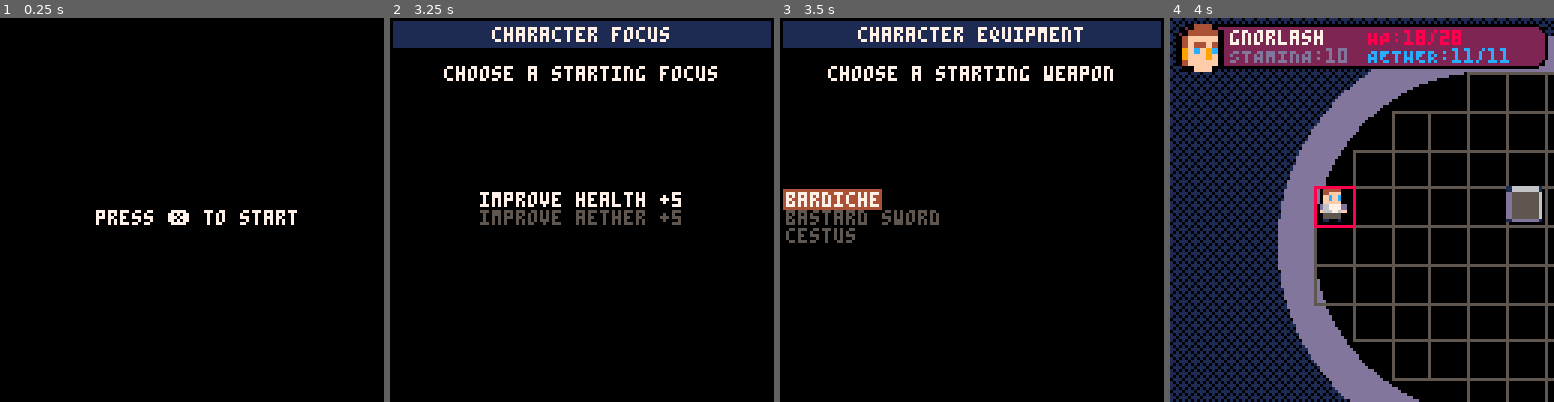
Above: before the commit, frames 1-4 (left to right).
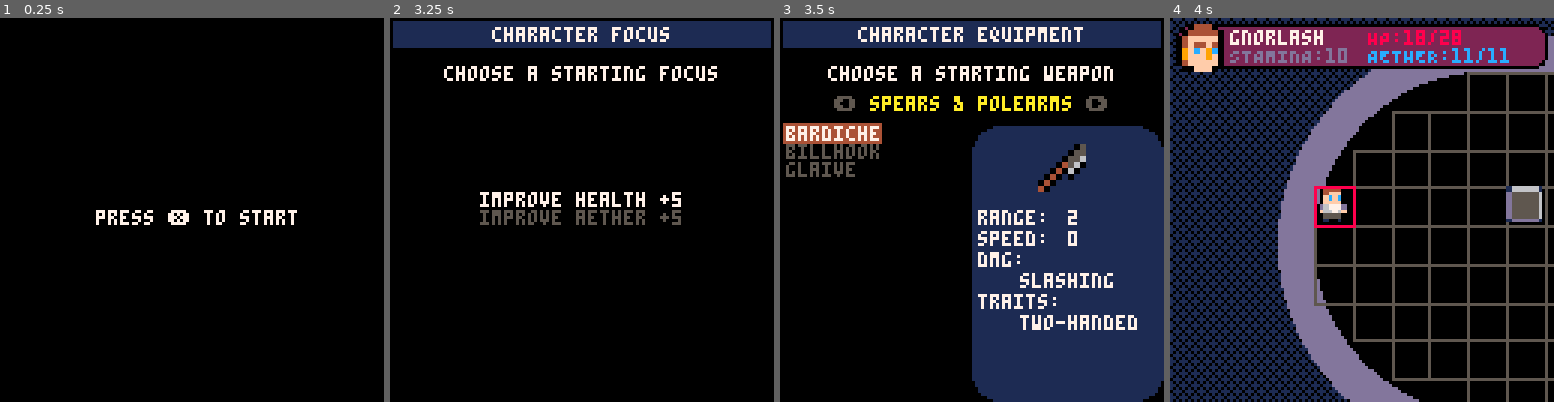
Above: after the commit, the same moments.

Repository: bancliffe/arena
Game: PICO-8 cartridge arena.p8
Same seed, same stepped clock (60 frames per second), same inputs: the game is played once before the commit and once after it.
Inputs:
- Up to frame 1 (0.25 s): no input
- Up to frame 2 (3.25 s): tap O (Z key) at 0.33, 0.7, 1.43, 2.22, 3.1 s; tap X (X key) at 1.07, 2.07, 2.4, 2.73, 3.07 s; hold Left 1.97-2.37 s; hold Down 2.42-2.82 s; hold Right from 2.87 s (still down)
- Up to frame 3 (3.5 s): keep holding Right; tap X (X key) at 3.4 s
- Up to frame 4 (4 s): release Right at 3.53 s; hold Up from 3.58 s (still down); tap X (X key) at 3.73 s; tap O (Z key) at 3.98 s

Frames 1-2 are identical in both runs. In frame 3, 41% of the frame differs, in the area x 0-100%, y 20-100%; in frame 4, nothing differs.

Commit message:
Enhance character creation and weapon selection: update starting bonus and focus popups, improve weapon loading with detailed logging, and add armor loading functionality; refactor skill names and update log format

Diff:
--- a/game_data.lua
+++ b/game_data.lua
@@ -43,7 +43,7 @@
     c.skills["spears_and_polearms"]=0
     c.skills["swords"]=0
     c.skills["throwing_weapons"]=0
-    c.skills["unarmed_combat_and_fist_weapons"]=0
+    c.skills["fist"]=0
     c.skills["whips_and_chains"]=0
     c.equipment={
         {slot="main_hand",contents=nil},
@@ -93,8 +93,10 @@
 end
 
 function load_weapons()
-    weapon_string="melee,bardiche,slashing,spears_and_polearms,2,0,two-handed|melee,bastard sword,slashing,swords,1,5,versatile;parrying|melee,cestus,bludgeoning,unarmed_combat_and_fist_weapons,1,20,simple"
+    log("loaded weapons from string")
+    weapon_string="melee,bardiche,slashing,spears_and_polearms,2,0,two-handed,0,8|melee,bastard sword,slashing,swords,1,5,versatile;parrying,8,8|melee,billhook,slashing,spears_and_polearms,2,0,two-handed,16,8|melee,cestus,bludgeoning,fist,1,20,simple,24,8|melee,claw,slashing,fist,1,20,parrying,32,8|melee,club,bludgeoning,bludgeoning_weapons,1,5,simple,40,8|melee,dagger,piercing,daggers_and_knives,1,20,thrown,48,8|melee,flail,bludgeoning,bludgeoning_weapons,1,5,none,56,8|melee,footman's maul,bludgeoning,spear_and_polearms,2,-10,two-handed,64,8|melee,glaive,slashing,spears_and_polearms,2,0,two-handed,72,8|melee,greataxe,slashing,axes,1,-10,two-handed,80,8"
     weapons={}
+    weapon_types={{skill="spears_and_polearms",name="spears & polearms"},{skill="swords",name="swords"},{skill="fist",name="fist"},{skill="daggers_and_knives",name="daggers & knives"},{skill="bludgeoning",name="bludgeoning"},{skill="axes",name="axes"},{skill="whip_and_chains",name="whip & chains"},{skill="armor_piercing",name="armor piercing"},{skill="firearms",name="firearms"},{skill="slingshots",name="slingshots"},{skill="throwing",name="throwing"},{skill="bows_and_crossbows",name="bows & crossbows"}}
     local weapon_entries=split(weapon_string,"|")
     for weapon_entry in all(weapon_entries) do
         local w={}
@@ -106,14 +108,27 @@
         w.range=tonum(weapon_fields[5])
         w.speed=tonum(weapon_fields[6])
         w.traits=split(weapon_fields[7],";")
+        w.icon_sx=tonum(weapon_fields[8])
+        w.icon_sy=tonum(weapon_fields[9])
         add(weapons,w)
-        log("loaded weapon: "..w.name)
     end
     return weapons
 end
 
 function load_armor()
-    armor_string="harness,0,0,maneuverability:+10|heavy cloth,1,d4,maneuverability:+5"
+    log("loading armor from string")
+    armor_string="harness,0,0,maneuverability:+10|heavy cloth,1,d4,maneuverability:+5|soft leather,1,d6,maneuverability:+5|studded leather,2,d8,maneuverability:+0|chainmail,3,d10,maneuverability:-5|plate,4,d12,maneuverability:+0|hide scale,1,d8,maneuverability:-5|mail,1,d10,maneuverability:-10|brigandine,2,d10,maneuverability:-15;max_stamina:-2|plate,3,d12,maneuverability:-20;max_stamina:-4"
     armor={}
+    local armor_entries=split(armor_string,"|")
+    for armor_entry in all(armor_entries) do
+        local a={}
+        local armor_fields=split(armor_entry,",")
+        a.name=armor_fields[1]
+        a.protection=armor_fields[2]
+        a.integrity=armor_fields[3]
+        local traits=split(armor_fields[4],";")
+        a.stat_changes=traits
+        add(armor,a)
+    end
     return armor
 end
--- a/screens/popups/starting_bonus.lua
+++ b/screens/popups/starting_bonus.lua
@@ -1,22 +1,23 @@
 function popup_starting_bonus_update()
     choices={"dodge", "athletics", "endurance", "resolve","medicine", "stealth"}
     if btnp(⬆️) then
-        chosen_stat=mid(1,chosen_stat-1,#choices)
+        choice=mid(1,choice-1,#choices)
     end
     if btnp(⬇️) then
-        chosen_stat=mid(1,chosen_stat+1,#choices)
+        choice=mid(1,choice+1,#choices)
     end
     if btnp(❎) then
-        local stat=choices[chosen_stat]
-        player_character.skills[choices[chosen_stat]]+=10
-
+        local stat=choices[choice]
+        player_character.skills[choices[choice]]+=10
+        log("chosen starting bonus: "..stat.." +10")
         -- close popup
         _update=popup_starting_focus_update
         _draw=popup_starting_focus_draw
-        chosen_stat=1
+        choice=1
     end
     if btnp(🅾️) then
         -- close popup without choosing
+        log("starting bonus popup closed without choosing")
         _update=screen_menu_update
         _draw=screen_menu_draw
     end
@@ -29,6 +30,6 @@
     printc("choose a stat to receive a +10",64,16,7)
     printc("starting bonus",64,22,7)
     for i=1,#choices do
-        printc(choices[i],64,58+(i-1)*6,chosen_stat==i and 7 or 5)
+        printc(choices[i],64,58+(i-1)*6,choice==i and 7 or 5)
     end
 end
--- a/screens/popups/starting_focus.lua
+++ b/screens/popups/starting_focus.lua
@@ -1,21 +1,23 @@
 function popup_starting_focus_update()
     choices={"health_max", "aether_max"}
     if btnp(⬆️) then
-        chosen_stat=mid(1,chosen_stat-1,#choices)
+        choice=mid(1,choice-1,#choices)
     end
     if btnp(⬇️) then
-        chosen_stat=mid(1,chosen_stat+1,#choices)
+        choice=mid(1,choice+1,#choices)
     end
     if btnp(❎) then
-        local stat=choices[chosen_stat]
-        player_character[choices[chosen_stat]]+=5
-
+        local stat=choices[choice]
+        player_character[choices[choice]]+=5
+        log("chosen focus: "..stat.." increased by 5")
         -- close popup
+        init_starting_weapon_popup()
         _update=popup_starting_weapon_update
         _draw=popup_starting_weapon_draw
     end
     if btnp(🅾️) then
         -- go back a step and reset character
+        log("starting focus popup closed without choosing")
         player_character = make_character()
         _update=popup_starting_bonus_update
         _draw=popup_starting_bonus_draw
@@ -27,6 +29,6 @@
     rectfill(1,1,126,9,1)
     printc("character focus",64,3,7)
     printc("choose a starting focus",64,16,7)
-    printc("improve health +5",64,58,chosen_stat==1 and 7 or 5)
-    printc("improve aether +5",64,64,chosen_stat==2 and 7 or 5)
+    printc("improve health +5",64,58,choice==1 and 7 or 5)
+    printc("improve aether +5",64,64,choice==2 and 7 or 5)
 end
--- /dev/null
+++ b/screens/popups/starting_mastery.lua
@@ -0,0 +1,6 @@
+function popup_starting_mastery_update()
+end
+
+function popup_starting_mastery_draw()
+    cls(8)
+end
--- a/screens/popups/starting_weapon.lua
+++ b/screens/popups/starting_weapon.lua
@@ -1,8 +1,12 @@
+function init_starting_weapon_popup()
+    choice=1
+    choice_weapon_type=1
+end
 
 function popup_starting_weapon_update()
     if btnp(❎) then
-        log("chosen weapon: "..weapons[chosen_stat].name)
-        player_character.equipment.main_hand=weapons[chosen_stat]
+        log("chosen weapon: "..weapons_in_type[choice].name)
+        player_character.equipment.main_hand=weapons_in_type[choice]
         _update=screen_arena_update
         _draw=screen_arena_draw
     end
@@ -13,10 +17,18 @@
     end
 
     if btnp(⬆️) then
-        chosen_stat=mid(1,chosen_stat-1,#weapons)
+        choice=mid(1,choice-1,#weapons_in_type)
     end
     if btnp(⬇️) then
-        chosen_stat=mid(1,chosen_stat+1,#weapons)
+        choice=mid(1,choice+1,#weapons_in_type)
+    end
+    if btnp(⬅️) then
+        choice_weapon_type=mid(1,choice_weapon_type-1,#weapon_types)
+        choice=1
+    end
+    if btnp(➡️) then
+        choice_weapon_type=mid(1,choice_weapon_type+1,#weapon_types)
+        choice=1
     end
 end
 
@@ -25,11 +37,36 @@
     rectfill(1,1,126,9,1)
     printc("character equipment",64,3,7)
     printc("choose a starting weapon",64,16,7)
-    for i=1,#weapons do
-        if i==chosen_stat then
-            print("\#4"..weapons[i].name,2,58+(i-1)*6,7)
-        else
-            print(weapons[i].name,2,58+(i-1)*6,5)
+    printc("\f5⬅️ \fa"..weapon_types[choice_weapon_type].name.."\f5 ➡️",64+8,26,7)
+    weapons_in_type={}
+    for weapon in all(weapons) do
+        if weapon.skill==weapon_types[choice_weapon_type].skill then
+            add(weapons_in_type,weapon)
         end
     end
+    for i=1,#weapons_in_type do
+        if i==choice then
+            print("\#4"..weapons_in_type[i].name,2,36+(i-1)*6,7)
+        else
+            print(weapons_in_type[i].name,2,36+(i-1)*6,5)
+        end
+    end
+    draw_weapon_preview()
 end
+
+function draw_weapon_preview()
+    rrectfill(64,36,64,92,8,1)
+    if #weapons_in_type==0 then return end
+    palt(14,true)
+    palt(0,false)
+    sspr(weapons_in_type[choice].icon_sx,weapons_in_type[choice].icon_sy,8,8,86,42,16,16,false,false)
+    palt()
+    print("range:\t"..weapons_in_type[choice].range,66,64,7)
+    print("speed:\t"..weapons_in_type[choice].speed,66,71,7)
+    print("dmg:",66,78,7)
+    print("\t"..weapons_in_type[choice].damage_type,66,85,7)
+    print("traits:",66,92,7)
+    for i=1,#weapons_in_type[choice].traits do
+        print("\t"..weapons_in_type[choice].traits[i],66,93+(i*6),7)
+    end
+end
--- a/screens/screen_arena.lua
+++ b/screens/screen_arena.lua
@@ -2,6 +2,7 @@
     make_map()
     create_character()
     load_weapons()
+    load_armor()
     setup_match("intro")
 
     -- zoom variables
@@ -12,7 +13,7 @@
     dest_cam_x=0
     dest_cam_y=0
 
-    chosen_stat=1 -- for popup choices
+    choice=1 -- for popup choices
     choices={} -- used for popup choices
     _update=popup_starting_bonus_update
     _draw=popup_starting_bonus_draw
--- a/utils.lua
+++ b/utils.lua
@@ -4,7 +4,7 @@
 end
 
 function log(string)
-    printh(string, "log.txt", false)
+    printh(get_local_time()..": "..string, "log.txt", false)
 end
 
 function get_local_time()
Not shown, changed: log.txt
Not shown, changed: .gitignore
